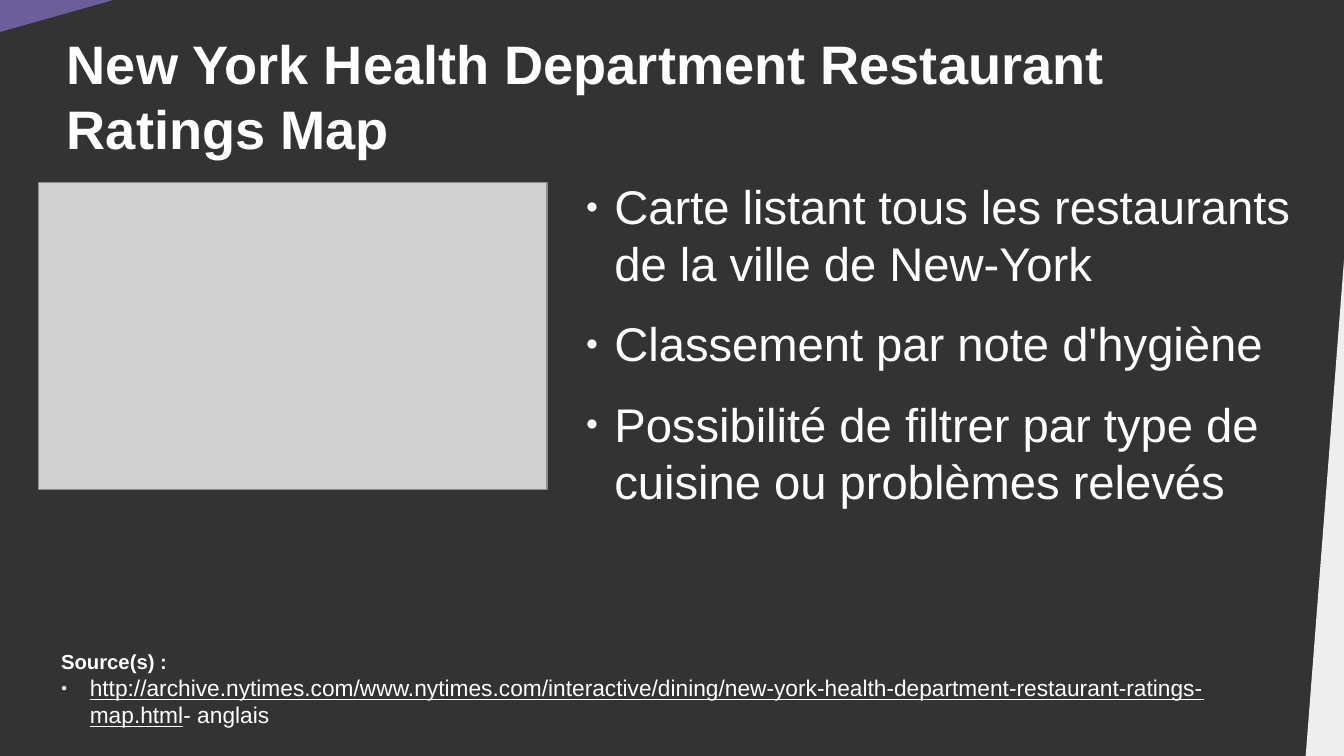
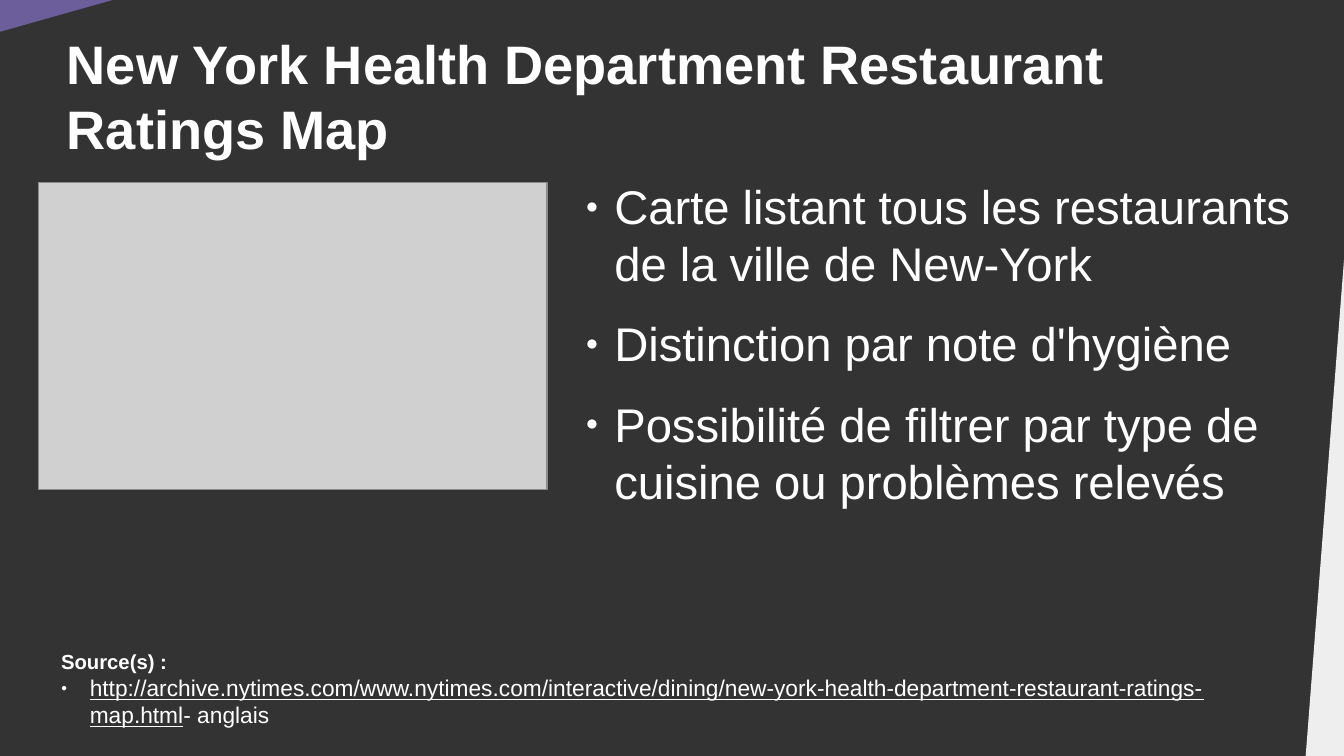
Before and after one commit to DanYellow/cours, a slide deck: slide 8 of data-journalisme-s4/travaux-pratiques/numero-5/presentation.odp. Drawn at 1344x756 pixels with LibreOffice and Linux fonts; fonts in the diff are those of the drawing; grey boxes stand for pictures. Boxes give left, top, right and bottom in pixels: in the first picture for what was removed or moved away, otherwise in the second. Text is boxed around its words. In the diff, an @@ line names an element or a change of style, - is before the commit and + after.

```diff
--- a/data-journalisme-s4/travaux-pratiques/numero-5/presentation.odp
+++ b/data-journalisme-s4/travaux-pratiques/numero-5/presentation.odp
@@ text at (614,326,1231,371): text changed @@
-● Classement par note d'hygiène
+● Distinction par note d'hygiène
```
Also in this commit, not shown: 4 other slides changed, 1 slide added, 6 other files.
